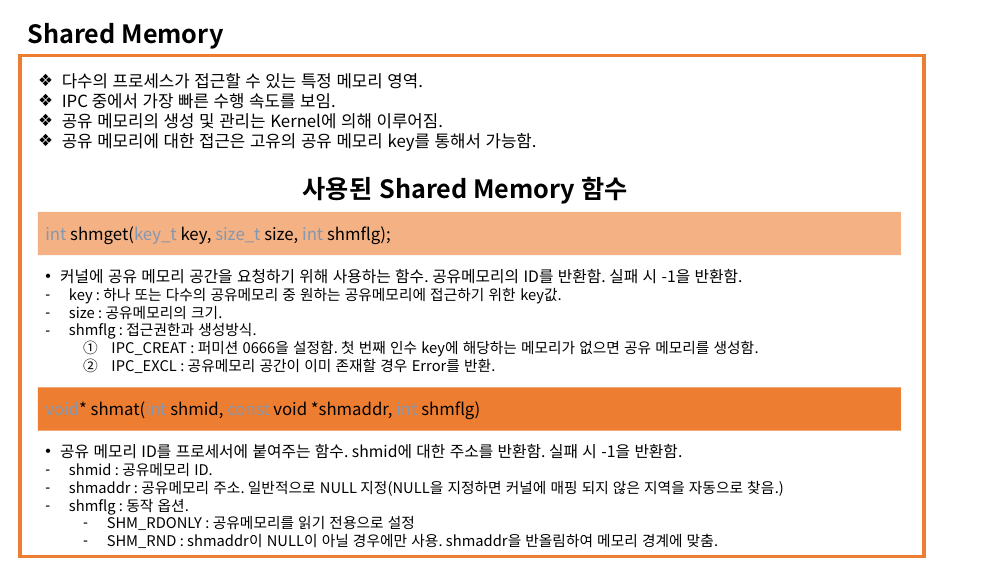
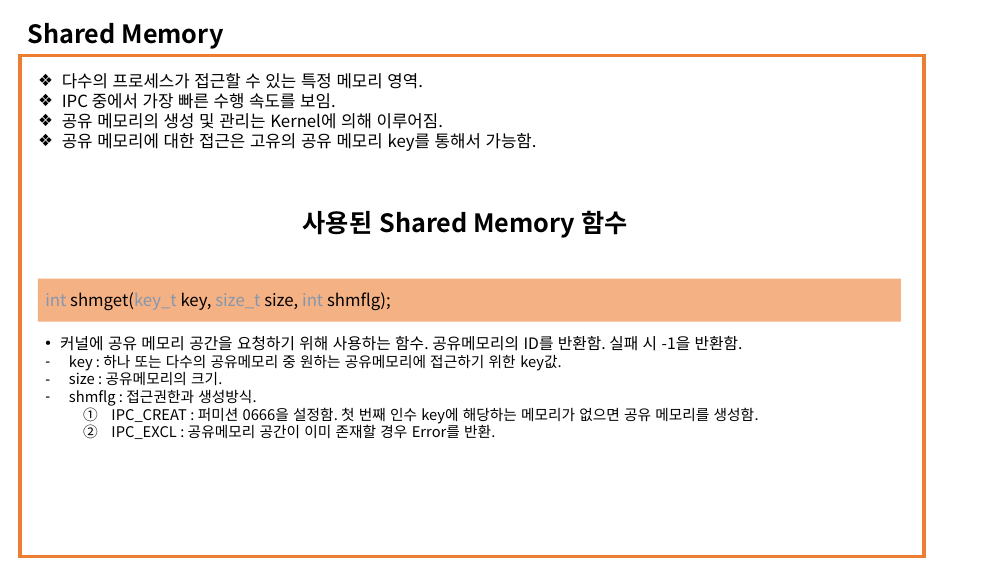
Before and after one commit to dudghks97/OS, a slide deck: slide 6 of 2016305078_최영환_os_report_03.pptx. Drawn at 1008x567 pixels with LibreOffice and Linux fonts; fonts in the diff are those of the drawing. Boxes give left, top, right and bottom in pixels: in the first picture for what was removed or moved away, otherwise in the second. Text is boxed around its words. In the diff, an @@ line names an element or a change of style, - is before the commit and + after.

```diff
--- a/2016305078_최영환_os_report_03.pptx
+++ b/2016305078_최영환_os_report_03.pptx
@@ text "사용된 Shared Memory 함수": place and size @@
-text "사용된 Shared Memory 함수" at box(303, 176, 627, 204)
+text "사용된 Shared Memory 함수" at box(303, 210, 627, 238)
@@ rectangle "int shmget(key_t key, size_t size, ...": place and size @@
-rectangle "int shmget(key_t key, size_t size, ..." at box(38, 212, 901, 255)
+rectangle "int shmget(key_t key, size_t size, ..." at box(38, 278, 901, 321)
@@ text "커널에 공유 메모리 공간을 요청하기 ...": place and size @@
-text "커널에 공유 메모리 공간을 요청하기 ..." at box(60, 269, 759, 373)
+text "커널에 공유 메모리 공간을 요청하기 ..." at box(60, 336, 759, 439)
@@ rectangle removed at box(38, 387, 901, 430) @@
-void* shmat(int shmid, const void *shmaddr, int shmflg)
@@ text removed at box(60, 444, 784, 548) @@
-• 공유 메모리 ID를 프로세서에 붙여주는 함수. shmid에 대한 주소를 반환함. 실패 시 -1을 반환함.
-– shmid : 공유메모리 ID.
-– shmaddr : 공유메모리 주소. 일반적으로 NULL 지정(NULL을 지정하면 커널에 매핑 되지 않은 지역을 자동으로 찾음.)
-– shmflg : 동작 옵션.
-  – SHM_RDONLY : 공유메모리를 읽기 전용으로 설정
-  – SHM_RND : shmaddr이 NULL이 아닐 경우에만 사용. shmaddr을 반올림하여 메모리 경계에 맞춤.
```
Also in this commit, not shown: 6 other slides changed, 1 slide added.
